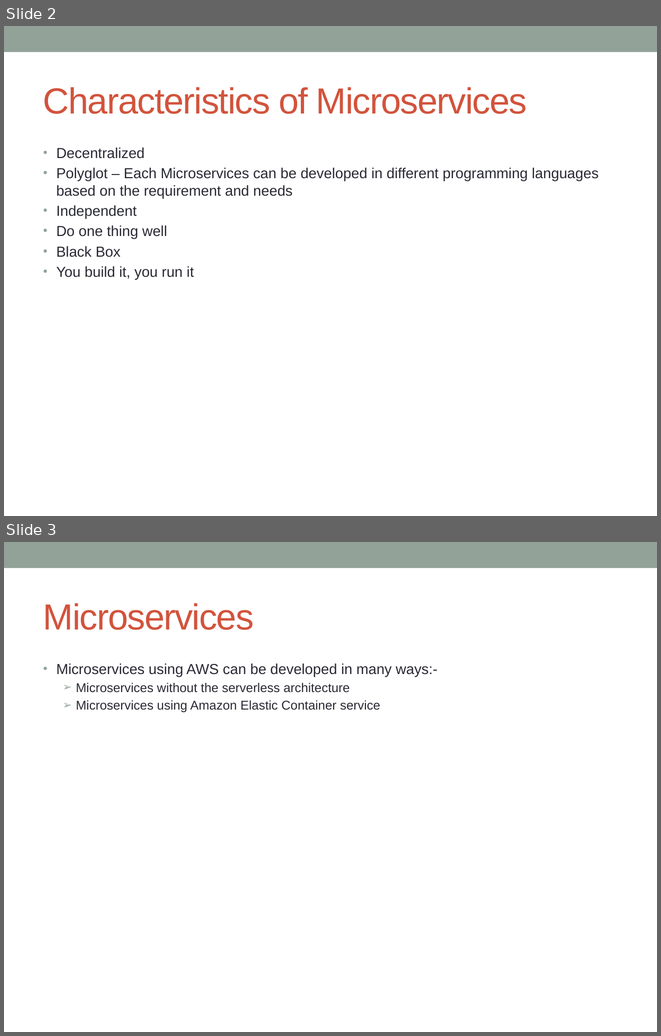
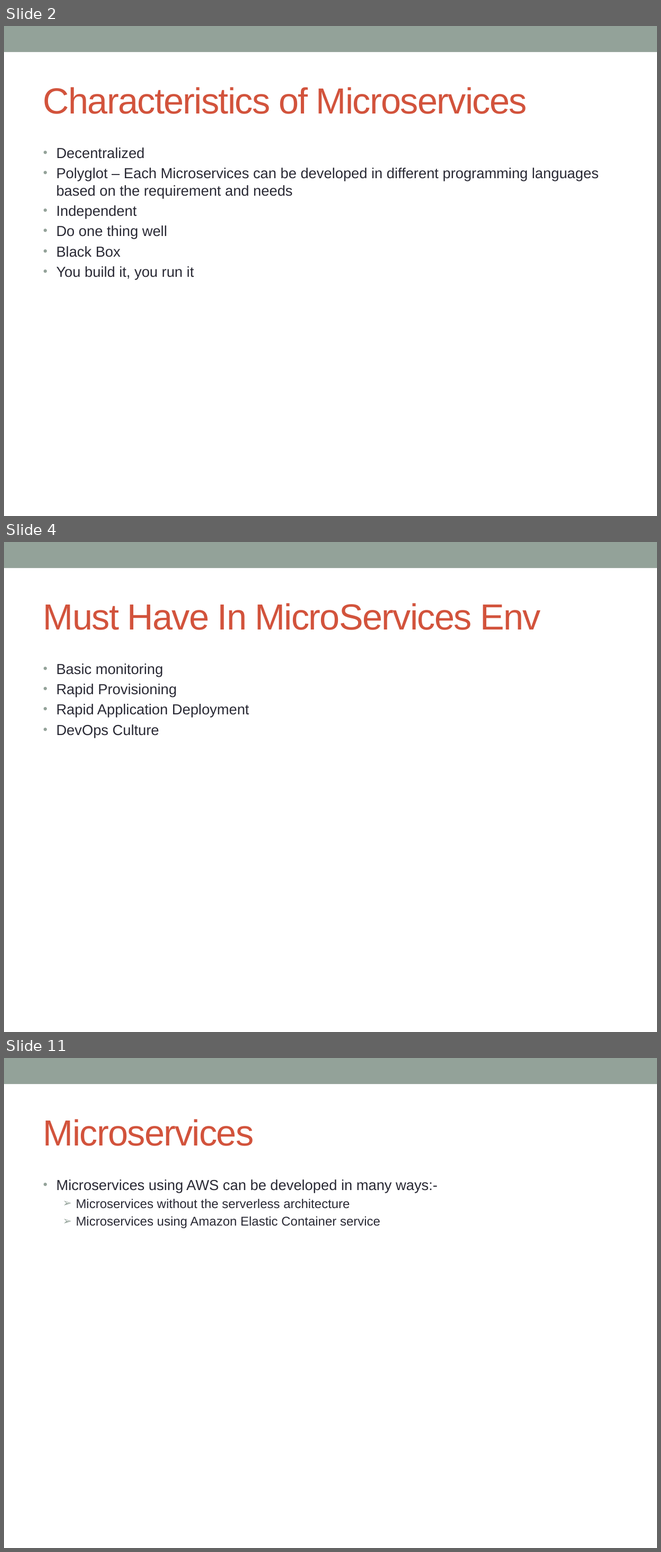
Before and after one commit to notionquest/ProjectDocumentation, a slide deck: Microservices_using_AWS.pptx. Shown one above the other, each under a label of ours: slides 2 and 3 before the commit, slides 2, 4 and 11 after it; the slides between them are not shown. The pictures are 661x1036 and 661x1552 pixels, drawn with LibreOffice and Linux fonts; fonts in the diff are those of the drawing. Boxes give left, top, right and bottom in pixels: in the first picture for what was removed or moved away, otherwise in the second. Text is boxed around its words. In the diff, an @@ line names an element or a change of style, - is before the commit and + after.

```diff
--- a/Microservices_using_AWS.pptx
+++ b/Microservices_using_AWS.pptx
@@ slide 4 added at bbox=[4, 542, 657, 1032], background #FFFFFF; not listed: 1 template element that a slide beside it also shows @@
@@ title added at bbox=[43, 603, 540, 630], 40 pt, text #D2533C @@
+Must Have In MicroServices Env
@@ text added at bbox=[56, 663, 249, 738], 16 pt, text #292934 @@
+• Basic monitoring
+• Rapid Provisioning
+• Rapid Application Deployment
+• DevOps Culture
@@ what was slide 3 is now slide 11 @@
```
Also in this commit, not shown: 1 slide changed, 10 other slides added.
